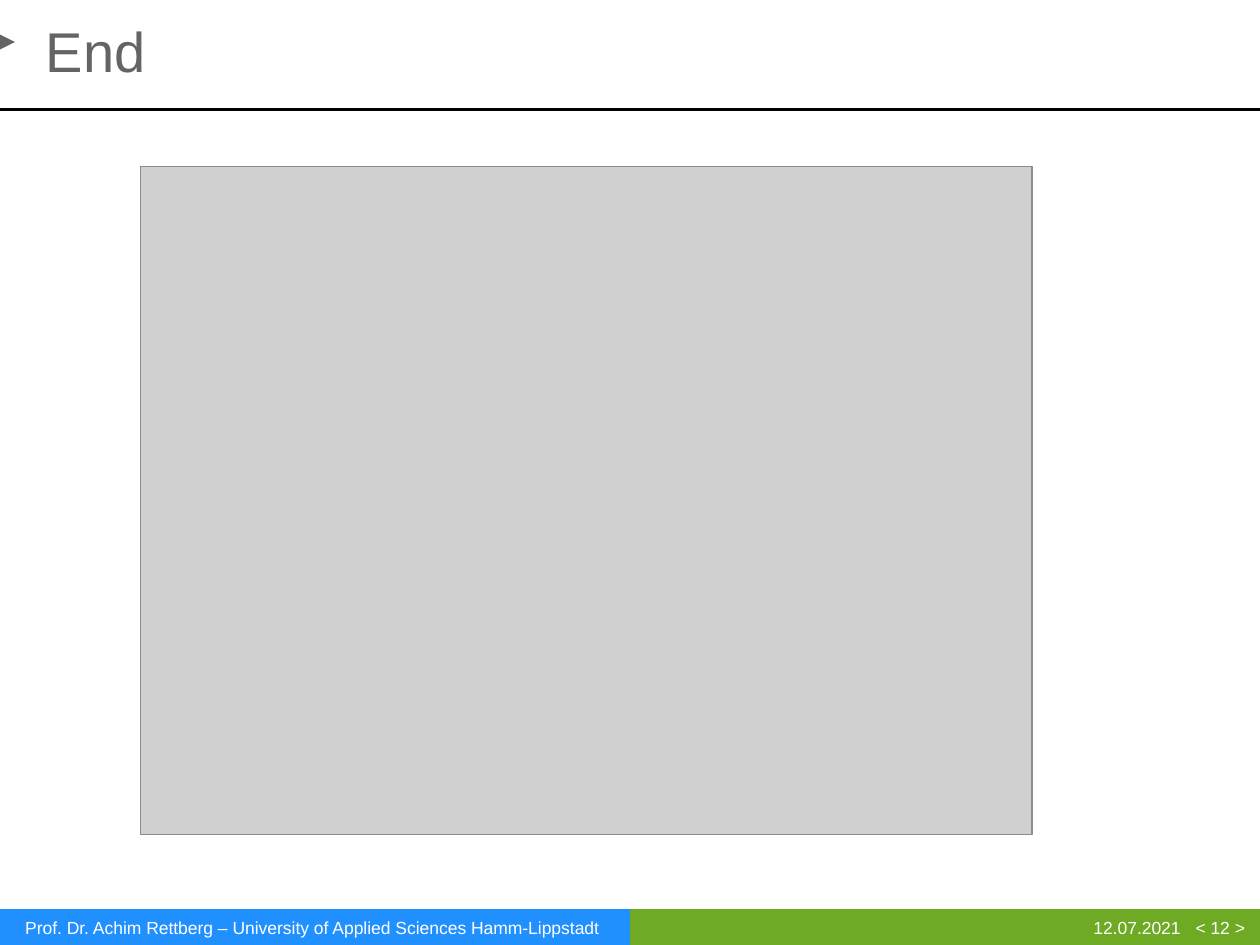
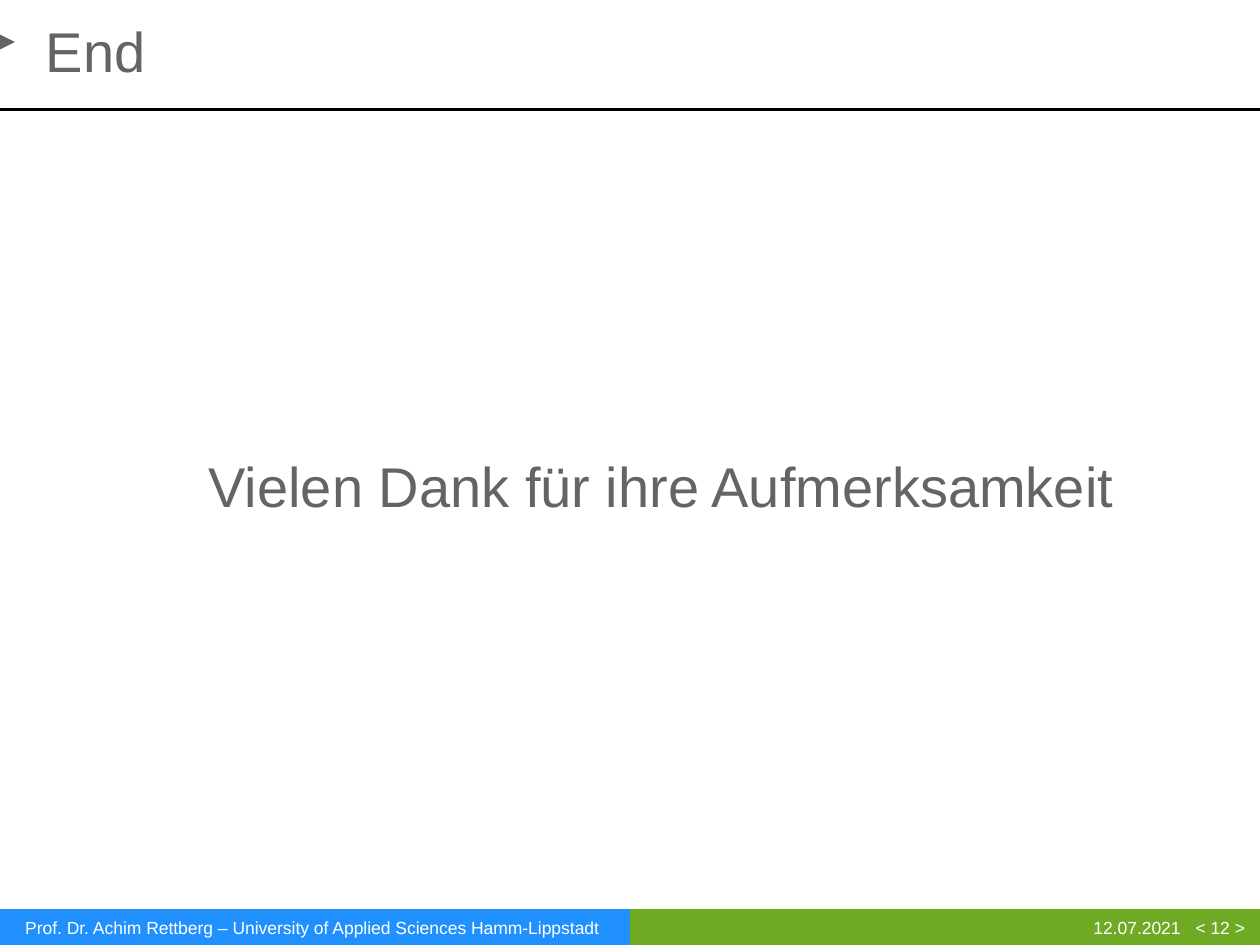
Before and after one commit to PSGSmiley/Deep-Learning-2, a slide deck: slide 12 of Niklas Heiber DL2.pptx. Drawn at 1260x945 pixels with LibreOffice and Linux fonts; fonts in the diff are those of the drawing; grey boxes stand for pictures; background and template pictures are left out. Boxes give left, top, right and bottom in pixels: in the first picture for what was removed or moved away, otherwise in the second. Text is boxed around its words. In the diff, an @@ line names an element or a change of style, - is before the commit and + after.

```diff
--- a/Niklas Heiber DL2.pptx
+++ b/Niklas Heiber DL2.pptx
@@ picture removed at (x1=141, y1=166, x2=1032, y2=835) @@
@@ text added at (x1=209, y1=466, x2=1113, y2=508), 32 pt, text #646464 @@
+Vielen Dank für ihre Aufmerksamkeit
```
Also in this commit, not shown: 2 other slides changed.
